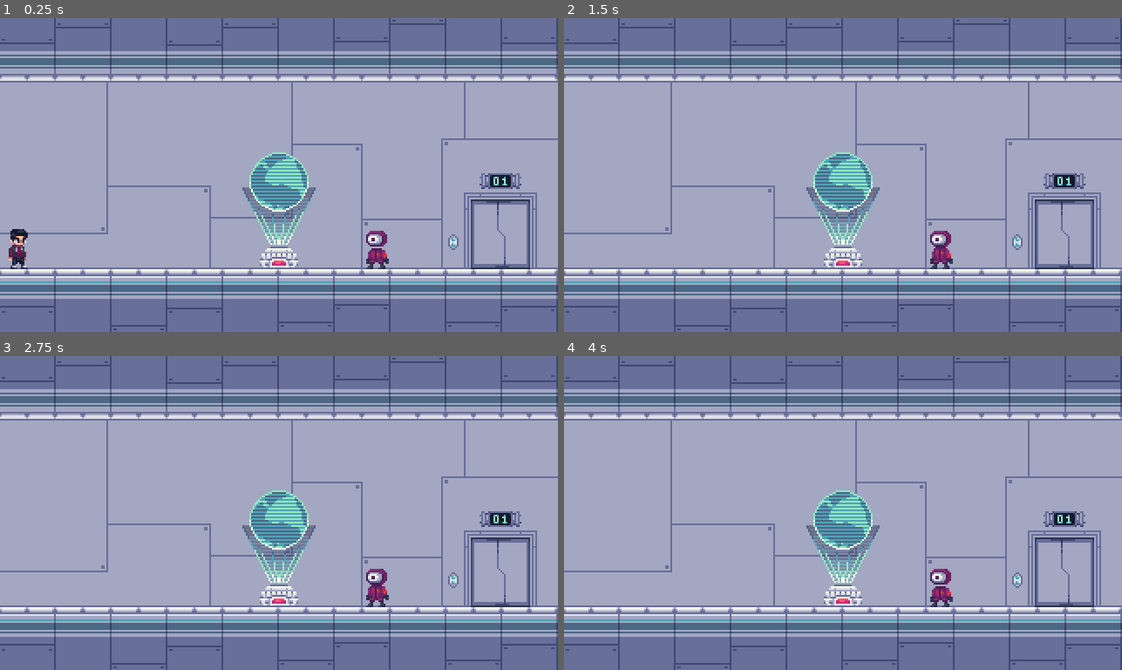
Above: before the commit, frames 1-4 (two rows, left to right).
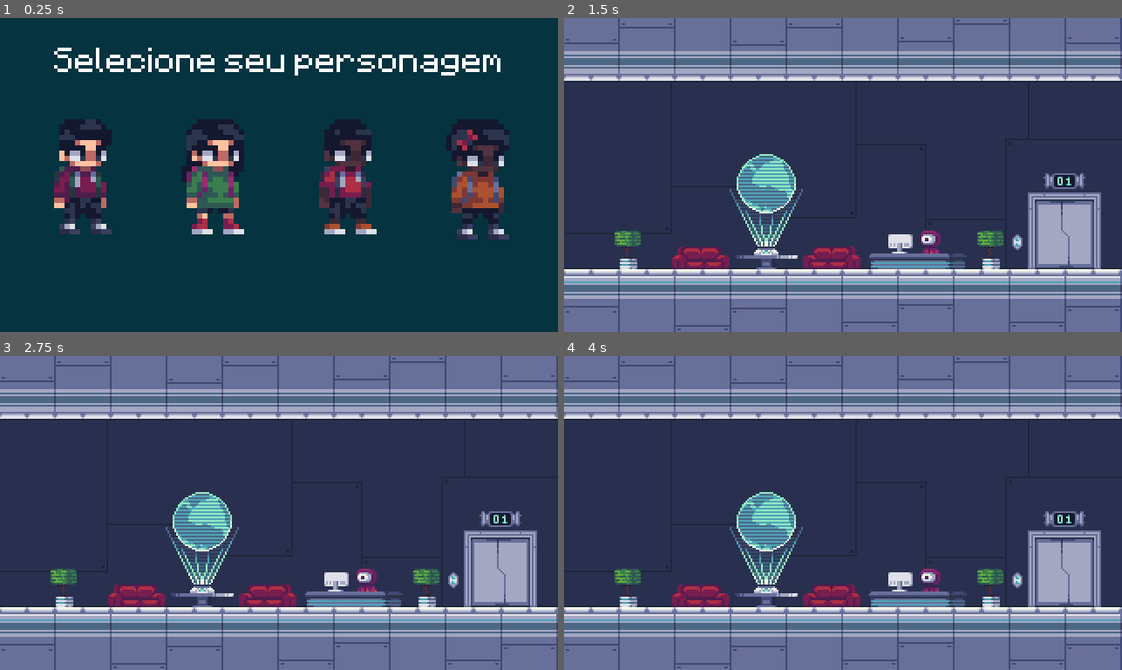
Above: after the commit, the same moments.

Repository: 2022M1T4-Inteli/My-roadlab
Game: Godot game, scene res://Scenes/Level.tscn
Two runs of this game, one before a commit and one after it. Both use one fixed random seed, a clock stepped at 60 frames per second and the inputs below.
Inputs (mouse positions are in pixels of both pictures, inside the frame that each line leads up to):
- Up to frame 1 (0.25 s): no input
- Up to frame 2 (1.5 s): click (642, 175) at 0.52 s; tap Enter (ui_accept) at 1.25 s; hold A (ui_A) from 1.28 s (still down)
- Up to frame 3 (2.75 s): tap Enter (ui_accept) at 1.52, 1.82, 2.27, 2.57 s; tap D (ui_D) at 1.55, 2.1 s; release A (ui_A) at 2.03 s; tap E (ui_E) at 2.3 s
- Up to frame 4 (4 s): tap Enter (ui_accept) at 2.75, 3.05, 3.5, 3.6, 3.77 s; hold E (ui_E) 2.78-3.53 s; tap A (ui_A) at 3.8 s

The runs differ from the first frame. In frame 1, 100% of the frame differs, in the area x 0-100%, y 0-100%; in frame 2, 56%; in frame 3, 56%; in frame 4, 56%.

Commit message:
Seleção de personagem e atualização de cenário

Diff:
--- a/src/Projeto Inteli/Scenes/ButtonIndicator/Button.tscn
+++ b/src/Projeto Inteli/Scenes/ButtonIndicator/Button.tscn
@@ -1,7 +1,6 @@
-[gd_scene load_steps=8 format=2]
+[gd_scene load_steps=7 format=2]
 
 [ext_resource path="res://Sprites/Botao.png" type="Texture" id=1]
-[ext_resource path="res://Scripts/Button.gd" type="Script" id=2]
 
 [sub_resource type="Animation" id=2]
 resource_name = "Botao"
@@ -47,7 +46,6 @@
 [sub_resource type="AnimationNodeStateMachinePlayback" id=6]
 
 [node name="Button" type="Node2D"]
-script = ExtResource( 2 )
 
 [node name="Sprite" type="Sprite" parent="."]
 position = Vector2( 0, -24 )
--- a/src/Projeto Inteli/Scenes/Cenários/Cenário 1.tscn
+++ b/src/Projeto Inteli/Scenes/Cenários/Cenário 1.tscn
@@ -1,13 +1,35 @@
-[gd_scene load_steps=15 format=2]
+[gd_scene load_steps=27 format=2]
 
-[ext_resource path="res://Sprites/Cen1.png" type="Texture" id=1]
-[ext_resource path="res://Sprites/Globo.png" type="Texture" id=2]
-[ext_resource path="res://Sprites/Elevador.png" type="Texture" id=3]
+[ext_resource path="res://Scenes/DialogueBox/DialogueBox.tscn" type="PackedScene" id=1]
+[ext_resource path="res://Scenes/NPC/NPC.tscn" type="PackedScene" id=2]
+[ext_resource path="res://Sprites/Cenário/ElevadorAbrindo.png" type="Texture" id=3]
 [ext_resource path="res://Scripts/Elevador.gd" type="Script" id=4]
 [ext_resource path="res://Scenes/ButtonIndicator/Button.tscn" type="PackedScene" id=5]
+[ext_resource path="res://Sprites/Cenário/CenarioObj.png" type="Texture" id=6]
+[ext_resource path="res://Sprites/Cenário/CenarioFundo.png" type="Texture" id=7]
+[ext_resource path="res://Sprites/Cenário/CenarioBancada.png" type="Texture" id=8]
+
+[sub_resource type="Animation" id=10]
+resource_name = "Abrindo"
+length = 0.55
+step = 0.05
+tracks/0/type = "value"
+tracks/0/path = NodePath(".:frame_coords")
+tracks/0/interp = 1
+tracks/0/loop_wrap = true
+tracks/0/imported = false
+tracks/0/enabled = true
+tracks/0/keys = {
+"times": PoolRealArray( 0, 0.05, 0.1, 0.15, 0.2, 0.25, 0.3, 0.35, 0.4, 0.45, 0.5, 0.55 ),
+"transitions": PoolRealArray( 1, 1, 1, 1, 1, 1, 1, 1, 1, 1, 1, 1 ),
+"update": 1,
+"values": [ Vector2( 0, 1 ), Vector2( 1, 1 ), Vector2( 2, 1 ), Vector2( 3, 1 ), Vector2( 4, 1 ), Vector2( 5, 1 ), Vector2( 6, 1 ), Vector2( 7, 1 ), Vector2( 8, 1 ), Vector2( 9, 1 ), Vector2( 10, 1 ), Vector2( 11, 1 ) ]
+}
 
 [sub_resource type="Animation" id=2]
 resource_name = "Abrir"
+length = 0.001
+step = 0.2
 tracks/0/type = "value"
 tracks/0/path = NodePath(".:frame_coords")
 tracks/0/interp = 1
@@ -21,8 +43,42 @@
 "values": [ Vector2( 1, 0 ) ]
 }
 
+[sub_resource type="Animation" id=13]
+resource_name = "Fechar"
+length = 0.55
+step = 0.05
+tracks/0/type = "value"
+tracks/0/path = NodePath(".:frame_coords")
+tracks/0/interp = 1
+tracks/0/loop_wrap = true
+tracks/0/imported = false
+tracks/0/enabled = true
+tracks/0/keys = {
+"times": PoolRealArray( 0, 0.05, 0.1, 0.15, 0.2, 0.25, 0.3, 0.35, 0.4, 0.45, 0.5, 0.55 ),
+"transitions": PoolRealArray( 1, 1, 1, 1, 1, 1, 1, 1, 1, 1, 1, 1 ),
+"update": 1,
+"values": [ Vector2( 11, 1 ), Vector2( 10, 1 ), Vector2( 9, 1 ), Vector2( 8, 1 ), Vector2( 7, 1 ), Vector2( 6, 1 ), Vector2( 5, 1 ), Vector2( 4, 1 ), Vector2( 3, 1 ), Vector2( 2, 1 ), Vector2( 1, 1 ), Vector2( 0, 1 ) ]
+}
+
 [sub_resource type="Animation" id=1]
 resource_name = "Idle"
+length = 0.001
+step = 0.2
+tracks/0/type = "value"
+tracks/0/path = NodePath(".:frame_coords")
+tracks/0/interp = 1
+tracks/0/loop_wrap = true
+tracks/0/imported = false
+tracks/0/enabled = true
+tracks/0/keys = {
+"times": PoolRealArray( 0 ),
+"transitions": PoolRealArray( 1 ),
+"update": 1,
+"values": [ Vector2( 0, 0 ) ]
+}
+
+[sub_resource type="Animation" id=11]
+length = 0.001
 tracks/0/type = "value"
 tracks/0/path = NodePath(".:frame_coords")
 tracks/0/interp = 1
@@ -36,22 +92,43 @@
 "values": [ Vector2( 0, 0 ) ]
 }
 
-[sub_resource type="AnimationNodeAnimation" id=5]
+[sub_resource type="AnimationNodeAnimation" id=12]
+animation = "Abrindo"
+
+[sub_resource type="AnimationNodeAnimation" id=18]
 animation = "Abrir"
 
-[sub_resource type="AnimationNodeAnimation" id=6]
+[sub_resource type="AnimationNodeAnimation" id=14]
+animation = "Fechar"
+
+[sub_resource type="AnimationNodeAnimation" id=17]
 animation = "Idle"
 
-[sub_resource type="AnimationNodeStateMachineTransition" id=7]
+[sub_resource type="AnimationNodeStateMachineTransition" id=15]
+switch_mode = 2
 
-[sub_resource type="AnimationNodeStateMachineTransition" id=8]
+[sub_resource type="AnimationNodeStateMachineTransition" id=16]
+switch_mode = 2
+
+[sub_resource type="AnimationNodeStateMachineTransition" id=19]
+
+[sub_resource type="AnimationNodeStateMachineTransition" id=20]
+
+[sub_resource type="AnimationNodeStateMachineTransition" id=21]
+
+[sub_resource type="AnimationNodeStateMachineTransition" id=22]
+switch_mode = 2
 
 [sub_resource type="AnimationNodeStateMachine" id=3]
-states/Abrir/node = SubResource( 5 )
-states/Abrir/position = Vector2( 308.333, 72.3333 )
-states/Idle/node = SubResource( 6 )
-states/Idle/position = Vector2( 152.333, 72.1852 )
-transitions = [ "Idle", "Abrir", SubResource( 7 ), "Abrir", "Idle", SubResource( 8 ) ]
+states/Abrindo/node = SubResource( 12 )
+states/Abrindo/position = Vector2( 336, 20.9794 )
+states/Abrir/node = SubResource( 18 )
+states/Abrir/position = Vector2( 161.333, 21.8325 )
+states/Fechar/node = SubResource( 14 )
+states/Fechar/position = Vector2( 525.333, 106.429 )
+states/Idle/node = SubResource( 17 )
+states/Idle/position = Vector2( 1.333, 107.315 )
+transitions = [ "Abrindo", "Fechar", SubResource( 15 ), "Fechar", "Abrindo", SubResource( 16 ), "Idle", "Abrir", SubResource( 19 ), "Abrir", "Idle", SubResource( 20 ), "Abrir", "Abrindo", SubResource( 21 ), "Fechar", "Idle", SubResource( 22 ) ]
 start_node = "Idle"
 graph_offset = Vector2( -99, -17 )
 
@@ -61,18 +138,35 @@
 extents = Vector2( 36, 27.5 )
 
 [node name="Cenário 1" type="Sprite"]
-texture = ExtResource( 1 )
 
 [node name="Sprite" type="Sprite" parent="."]
-texture = ExtResource( 2 )
+texture = ExtResource( 7 )
+
+[node name="NPC" parent="." instance=ExtResource( 2 )]
+position = Vector2( 51, 41 )
+
+[node name="DialogueBox" parent="NPC" instance=ExtResource( 1 )]
+margin_left = -159.0
+margin_top = 12.0
+margin_right = 61.0
+margin_bottom = 41.0
+
+[node name="CenarioBancada" type="Sprite" parent="."]
+texture = ExtResource( 8 )
+
+[node name="CenarioObj" type="Sprite" parent="."]
+texture = ExtResource( 6 )
 
 [node name="Elevador" type="Area2D" parent="."]
 script = ExtResource( 4 )
 
 [node name="AnimationPlayer" type="AnimationPlayer" parent="Elevador"]
 root_node = NodePath("../ElevadorSprite")
+anims/Abrindo = SubResource( 10 )
 anims/Abrir = SubResource( 2 )
+anims/Fechar = SubResource( 13 )
 anims/Idle = SubResource( 1 )
+anims/RESET = SubResource( 11 )
 
 [node name="AnimationTree" type="AnimationTree" parent="Elevador"]
 tree_root = SubResource( 3 )
@@ -82,7 +176,8 @@
 
 [node name="ElevadorSprite" type="Sprite" parent="Elevador"]
 texture = ExtResource( 3 )
-hframes = 2
+hframes = 12
+vframes = 2
 
 [node name="CollisionShape2D" type="CollisionShape2D" parent="Elevador"]
 position = Vector2( 123, 25.5 )
--- a/src/Projeto Inteli/Scenes/DialogueBox/DialogueBox.tscn
+++ b/src/Projeto Inteli/Scenes/DialogueBox/DialogueBox.tscn
@@ -1,7 +1,7 @@
 [gd_scene load_steps=4 format=2]
 
 [ext_resource path="res://Minecraftia-Regular.ttf" type="DynamicFontData" id=1]
-[ext_resource path="res://Sprites/Dialogo.png" type="Texture" id=2]
+[ext_resource path="res://Sprites/NPC's/Dialogo.png" type="Texture" id=2]
 
 [sub_resource type="DynamicFont" id=7]
 size = 8
@@ -14,9 +14,6 @@
 margin_top = 143.0
 margin_right = 273.0
 margin_bottom = 172.0
-__meta__ = {
-"_edit_use_anchors_": false
-}
 
 [node name="Sprite" type="Sprite" parent="."]
 position = Vector2( 107, -53 )
@@ -33,9 +30,6 @@
 margin_right = 105.0
 margin_bottom = -9.049
 expand = true
-__meta__ = {
-"_edit_use_anchors_": false
-}
 
 [node name="RichTextLabel" type="RichTextLabel" parent="."]
 anchor_left = 0.521
@@ -50,6 +44,3 @@
 custom_fonts/normal_font = SubResource( 7 )
 bbcode_enabled = true
 scroll_active = false
-__meta__ = {
-"_edit_use_anchors_": false
-}
--- a/src/Projeto Inteli/Scenes/Level.tscn
+++ b/src/Projeto Inteli/Scenes/Level.tscn
@@ -1,10 +1,17 @@
-[gd_scene load_steps=6 format=2]
+[gd_scene load_steps=10 format=2]
 
 [ext_resource path="res://Scenes/Ground/Ground.tscn" type="PackedScene" id=1]
 [ext_resource path="res://Scenes/Player/Player.tscn" type="PackedScene" id=2]
 [ext_resource path="res://Scenes/Cenários/Cenário 1.tscn" type="PackedScene" id=3]
-[ext_resource path="res://Scenes/NPC/NPC.tscn" type="PackedScene" id=4]
-[ext_resource path="res://Scenes/DialogueBox/DialogueBox.tscn" type="PackedScene" id=5]
+[ext_resource path="res://unknown (3).png" type="Texture" id=6]
+[ext_resource path="res://unknown (2).png" type="Texture" id=7]
+[ext_resource path="res://unknown.png" type="Texture" id=8]
+[ext_resource path="res://unknown (1).png" type="Texture" id=9]
+[ext_resource path="res://Minecraftia-Regular.ttf" type="DynamicFontData" id=10]
+
+[sub_resource type="DynamicFont" id=1]
+outline_color = Color( 0, 0, 0, 1 )
+font_data = ExtResource( 10 )
 
 [node name="Level" type="Node2D"]
 
@@ -14,14 +21,69 @@
 [node name="Ground" parent="." instance=ExtResource( 1 )]
 position = Vector2( 154, 154 )
 
-[node name="NPC" parent="." instance=ExtResource( 4 )]
-position = Vector2( 217, 131 )
-
-[node name="DialogueBox" parent="NPC" instance=ExtResource( 5 )]
-margin_left = -164.0
-margin_top = 12.0
-margin_right = 56.0
-margin_bottom = 41.0
-
 [node name="Player" parent="." instance=ExtResource( 2 )]
 position = Vector2( 10, 131 )
+
+[node name="Seleção de Personagem" type="Control" parent="."]
+margin_right = 320.0
+margin_bottom = 180.0
+
+[node name="ColorRect" type="ColorRect" parent="Seleção de Personagem"]
+anchor_left = 0.54375
+anchor_right = 0.54375
+margin_left = -213.0
+margin_top = -22.0
+margin_right = 195.0
+margin_bottom = 207.0
+color = Color( 0.0196078, 0.2, 0.25098, 1 )
+
+[node name="VBPersonagens" type="VBoxContainer" parent="Seleção de Personagem"]
+anchor_right = 1.0
+anchor_bottom = 1.0
+alignment = 1
+
+[node name="HBoxContainer" type="HBoxContainer" parent="Seleção de Personagem/VBPersonagens"]
+margin_top = 52.0
+margin_right = 320.0
+margin_bottom = 127.0
+alignment = 1
+
+[node name="TextureButton" type="TextureButton" parent="Seleção de Personagem/VBPersonagens/HBoxContainer"]
+margin_left = 10.0
+margin_right = 82.0
+margin_bottom = 75.0
+texture_normal = ExtResource( 8 )
+
+[node name="TextureButton2" type="TextureButton" parent="Seleção de Personagem/VBPersonagens/HBoxContainer"]
+margin_left = 86.0
+margin_right = 158.0
+margin_bottom = 75.0
+texture_normal = ExtResource( 7 )
+
+[node name="TextureButton3" type="TextureButton" parent="Seleção de Personagem/VBPersonagens/HBoxContainer"]
+margin_left = 162.0
+margin_right = 234.0
+margin_bottom = 75.0
+texture_normal = ExtResource( 9 )
+
+[node name="TextureButton4" type="TextureButton" parent="Seleção de Personagem/VBPersonagens/HBoxContainer"]
+margin_left = 238.0
+margin_right = 310.0
+margin_bottom = 75.0
+texture_normal = ExtResource( 6 )
+
+[node name="RichTextLabel" type="RichTextLabel" parent="Seleção de Personagem"]
+margin_left = 31.0
+margin_top = 13.0
+margin_right = 289.0
+margin_bottom = 38.0
+custom_fonts/normal_font = SubResource( 1 )
+bbcode_enabled = true
+bbcode_text = "Selecione seu personagem"
+text = "Selecione seu personagem"
+scroll_active = false
+
+[connection signal="pressed" from="Seleção de Personagem/VBPersonagens/HBoxContainer/TextureButton" to="Player" method="_on_TextureButton_pressed"]
+[connection signal="pressed" from="Seleção de Personagem/VBPersonagens/HBoxContainer/TextureButton2" to="Player" method="_on_TextureButton2_pressed"]
+[connection signal="pressed" from="Seleção de Personagem/VBPersonagens/HBoxContainer/TextureButton3" to="Player" method="_on_TextureButton3_pressed"]
+[connection signal="pressed" from="Seleção de Personagem/VBPersonagens/HBoxContainer/TextureButton4" to="Player" method="_on_TextureButton4_pressed"]
--- a/src/Projeto Inteli/Scenes/NPC/NPC.tscn
+++ b/src/Projeto Inteli/Scenes/NPC/NPC.tscn
@@ -1,9 +1,9 @@
 [gd_scene load_steps=16 format=2]
 
-[ext_resource path="res://Sprites/OlhoParado.png" type="Texture" id=1]
+[ext_resource path="res://Sprites/NPC's/OlhoParado.png" type="Texture" id=1]
 [ext_resource path="res://Scenes/ButtonIndicator/Button.tscn" type="PackedScene" id=2]
 [ext_resource path="res://Scripts/NPC.gd" type="Script" id=3]
-[ext_resource path="res://Sprites/OlhoParadoInRange.png" type="Texture" id=6]
+[ext_resource path="res://Sprites/NPC's/OlhoParadoInRange.png" type="Texture" id=6]
 
 [sub_resource type="RectangleShape2D" id=1]
 extents = Vector2( 19, 11 )
--- a/src/Projeto Inteli/Scenes/Player/Player.tscn
+++ b/src/Projeto Inteli/Scenes/Player/Player.tscn
@@ -1,6 +1,6 @@
 [gd_scene load_steps=13 format=2]
 
-[ext_resource path="res://Sprites/Personagem.png" type="Texture" id=1]
+[ext_resource path="res://Sprites/Personagens/Personagem.png" type="Texture" id=1]
 [ext_resource path="res://Scripts/Player.gd" type="Script" id=2]
 
 [sub_resource type="RectangleShape2D" id=1]
--- a/src/Projeto Inteli/Scripts/Button.gd
+++ /dev/null
@@ -1,9 +0,0 @@
-extends Node2D
-
-#Declaração de variaveis
-onready var animationTree = $AnimationTree
-onready var stateMachine = animationTree.get("parameters/playback")
-
-func _ready():
-	#Definindo qual animação rodar
-	stateMachine.travel("Botao")
--- a/src/Projeto Inteli/Scripts/Elevador.gd
+++ b/src/Projeto Inteli/Scripts/Elevador.gd
@@ -1,6 +1,9 @@
 extends Area2D
 
 #Declaração de variaveis
+var player = false
+var floorSelect = false
+
 onready var animationTree = $AnimationTree
 onready var stateMachine = animationTree.get("parameters/playback")
 
@@ -8,14 +11,28 @@
 	#Definindo o que deve ser visivel inicialmente
 	$Button.visible = false
 
+func _process(delta):
+	#Abrindo intereface de seleção de andar e inciando animação do elevador abrir
+	if player && Input.is_action_pressed("ui_E"):
+		stateMachine.travel("Abrindo")
+		#Acessando variaveis do node "Player", e alterando seus valores
+		get_node("/root/Level/Player").canWalk = false
+		get_node("/root/Level/Player").stateMachine.travel("Idle")
+		floorSelect = true
+	#Fechando inteface de seleção de andar e retornando o elevador a animação padrão
+	if floorSelect && Input.is_action_pressed("ui_cancel"):
+		#Acessando variaveis do node "Player", e alterando seus valores
+		get_node("/root/Level/Player").canWalk = true
+		stateMachine.travel("Fechar")
 
 func _on_Elevador_body_entered(body):
 	#checando se o jogador entrou na área e alterando animação
 	stateMachine.travel("Abrir")
+	player = true
 	$Button.visible = true
-
 
 func _on_Elevador_body_exited(body):
 	#checando se o jogador saiu da área e alterando animação
+	player = false
 	stateMachine.travel("Idle")
 	$Button.visible = false
--- a/src/Projeto Inteli/Scripts/NPC.gd
+++ b/src/Projeto Inteli/Scripts/NPC.gd
@@ -13,7 +13,6 @@
 	$DialogueBox.visible = false
 	$SpriteProx.visible = false
 	$DialogueBox/Sprite.frame = 0
-
 
 func _process(delta):
 	#Iniciando função
@@ -34,9 +33,10 @@
 	else:
 		dialogIndex = 0
 		$DialogueBox/RichTextLabel.bbcode_text = dialog[dialogIndex]
+		#Acessando variavel do node "Player" e alterando seus valores
+		get_node("/root/Level/Player").canWalk = true
 		$Button.visible = true
 		$DialogueBox.visible = false
-
 
 func _physics_process(delta):
 	#Definindo quando deve ser feita a transição entre o botão(E) e a caixa de dialogo
@@ -45,10 +45,11 @@
 		if $Button.visible == true:
 			$Button.visible = false
 			$DialogueBox.visible = true
+			#Acessando variaveis do node "Player", e alterando seus valores
+			get_node("/root/Level/Player").canWalk = false
+			get_node("/root/Level/Player").stateMachine.travel("Idle")
+			#Inciando função da caixa de dialogo
 			load_dialog()
-		else:
-			$Button.visible = true
-			$DialogueBox.visible = false
 
 #Checando se o jogador entrou na área e definindo o que deve ser visivel
 func _on_NPC_body_entered(body):
--- a/src/Projeto Inteli/Scripts/Player.gd
+++ b/src/Projeto Inteli/Scripts/Player.gd
@@ -1,15 +1,43 @@
 extends KinematicBody2D
 
 #Declarando variaveis
+export var canWalk = true #Variavel públic que pode ser acessada em outros scripts
 var speed = 100
 var inGround = false
+var charactersSpriteArray = [preload("res://Sprites/Personagens/Personagem.png"),
+								preload("res://Sprites/Personagens/PersonagemF.png"),
+								preload("res://Sprites/Personagens/PersonagemP.png"),
+								preload("res://Sprites/Personagens/PersonagemPF.png")]
+var sprNumber = 0
 
+onready var characterSprite = get_node("Sprite")
 onready var animationTree = $AnimationTree
 onready var stateMachine = animationTree.get("parameters/playback")
 
 func _ready():
 	#Definindo animação inicial do jogador
+	canWalk = false
 	stateMachine.travel("idle")
+
+func _process(delta):
+	characterSprite.set_texture(charactersSpriteArray[sprNumber])
+
+#Função para movimentar o personagem
+func movement(var vel):
+	#Definindo para qual direção o personagem deve se mover
+	if Input.is_action_pressed("ui_A"):
+		vel.x -= speed
+		stateMachine.travel("walk")
+		$Sprite.scale = Vector2(-1, 1)
+	elif Input.is_action_pressed("ui_D"):
+		vel.x += speed
+		stateMachine.travel("walk")
+		$Sprite.scale = Vector2(1, 1)
+	else:
+		stateMachine.travel("idle")
+
+	#Movendo o personagem
+	move_and_slide(vel)
 
 func _physics_process(delta):
 	#Declaração de variavel interna
@@ -29,17 +57,30 @@
 	else:
 		velocity.y = 0
 
-	#Definindo para qual direção o personagem deve se mover
-	if Input.is_action_pressed("ui_A"):
-		velocity.x -= speed
-		stateMachine.travel("walk")
-		$Sprite.scale = Vector2(-1, 1)
-	elif Input.is_action_pressed("ui_D"):
-		velocity.x += speed
-		stateMachine.travel("walk")
-		$Sprite.scale = Vector2(1, 1)
-	else:
-		stateMachine.travel("idle")
+	#Inciando função de movimentação do personagem
+	if canWalk:
+		movement(velocity)
 
-	#Movendo o personagem
-	move_and_slide(velocity)
+#Definindo a sprite do personagem de acordo com a escolha do player
+func _on_TextureButton_pressed():
+	sprNumber = 0
+	canWalk = true
+	get_node("/root/Level/Seleção de Personagem").queue_free()
+
+
+func _on_TextureButton2_pressed():
+	sprNumber = 1
+	canWalk = true
+	get_node("/root/Level/Seleção de Personagem").queue_free()
+
+
+func _on_TextureButton3_pressed():
+	sprNumber = 2
+	canWalk = true
+	get_node("/root/Level/Seleção de Personagem").queue_free()
+
+
+func _on_TextureButton4_pressed():
+	sprNumber = 3
+	canWalk = true
+	get_node("/root/Level/Seleção de Personagem").queue_free()
--- a/src/Projeto Inteli/project.godot
+++ b/src/Projeto Inteli/project.godot
@@ -41,6 +41,26 @@
 "events": [ Object(InputEventKey,"resource_local_to_scene":false,"resource_name":"","device":0,"alt":false,"shift":false,"control":false,"meta":false,"command":false,"pressed":false,"scancode":0,"physical_scancode":69,"unicode":0,"echo":false,"script":null)
  ]
 }
+ui_1={
+"deadzone": 0.5,
+"events": [ Object(InputEventKey,"resource_local_to_scene":false,"resource_name":"","device":0,"alt":false,"shift":false,"control":false,"meta":false,"command":false,"pressed":false,"scancode":0,"physical_scancode":49,"unicode":0,"echo":false,"script":null)
+ ]
+}
+ui_2={
+"deadzone": 0.5,
+"events": [ Object(InputEventKey,"resource_local_to_scene":false,"resource_name":"","device":0,"alt":false,"shift":false,"control":false,"meta":false,"command":false,"pressed":false,"scancode":0,"physical_scancode":50,"unicode":0,"echo":false,"script":null)
+ ]
+}
+ui_3={
+"deadzone": 0.5,
+"events": [ Object(InputEventKey,"resource_local_to_scene":false,"resource_name":"","device":0,"alt":false,"shift":false,"control":false,"meta":false,"command":false,"pressed":false,"scancode":0,"physical_scancode":51,"unicode":0,"echo":false,"script":null)
+ ]
+}
+ui_4={
+"deadzone": 0.5,
+"events": [ Object(InputEventKey,"resource_local_to_scene":false,"resource_name":"","device":0,"alt":false,"shift":false,"control":false,"meta":false,"command":false,"pressed":false,"scancode":0,"physical_scancode":52,"unicode":0,"echo":false,"script":null)
+ ]
+}
 
 [layer_names]
 
Binary file added: src/Projeto Inteli/Personagem Feminino.png
Not shown, changed: src/Projeto Inteli/Personagem Feminino.png.import
Binary file added: src/Projeto Inteli/Personagem.png
Not shown, changed: src/Projeto Inteli/Personagem.png.import
Binary file added: src/Projeto Inteli/PersonagemP.png
Not shown, added: src/Projeto Inteli/PersonagemP.png.import
Binary file added: src/Projeto Inteli/PersonagemPF.png
Not shown, added: src/Projeto Inteli/PersonagemPF.png.import
Binary file added: src/Projeto Inteli/PersonagemParado.gif
Renamed: src/Projeto Inteli/Sprites/Cen1.png -> src/Projeto Inteli/Sprites/Cenário/Cen1.png
Not shown, changed: src/Projeto Inteli/Sprites/Cenário/Cen1.png.import
Binary file added: src/Projeto Inteli/Sprites/Cenário/CenarioBancada.png
(and 38 more such lines)
